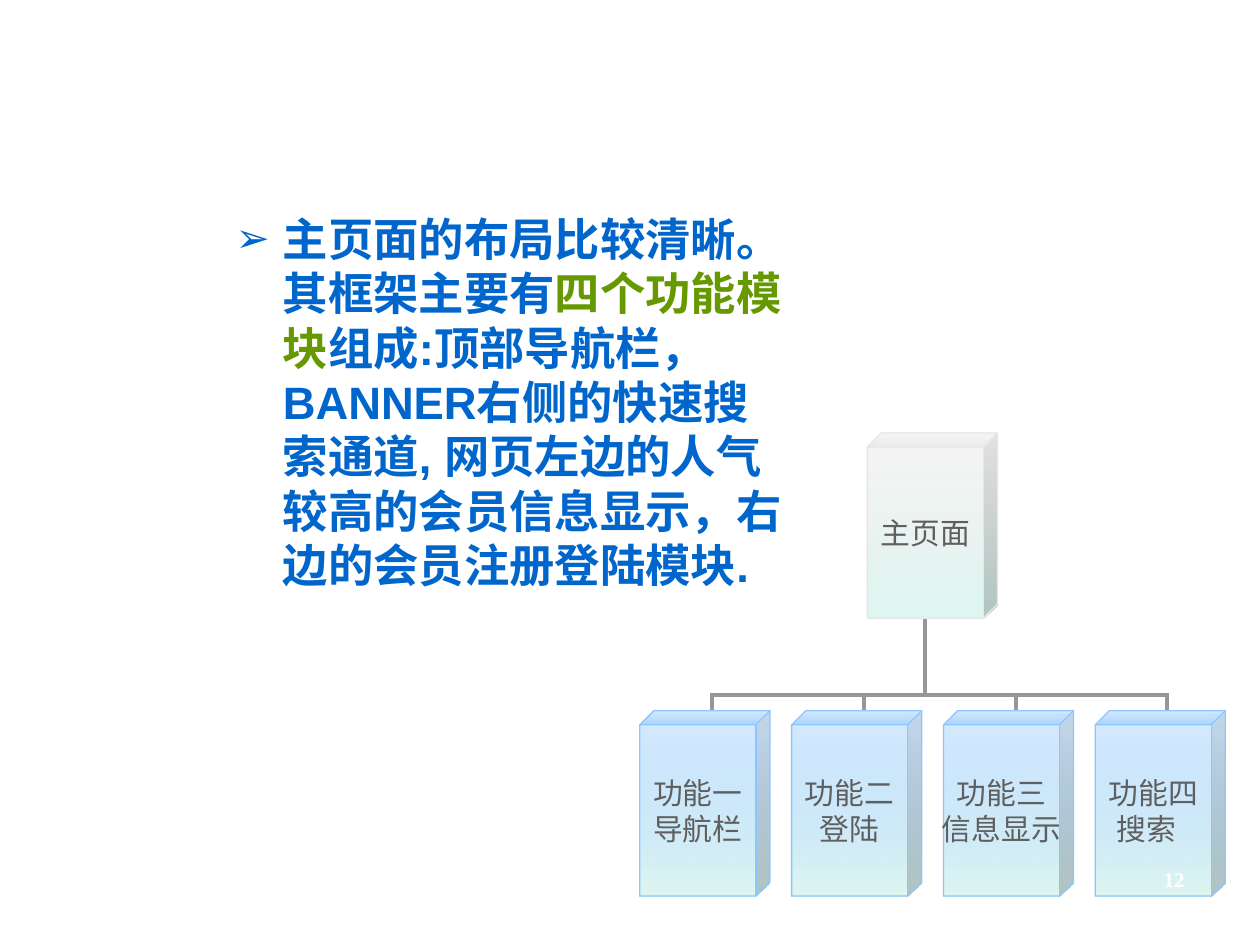
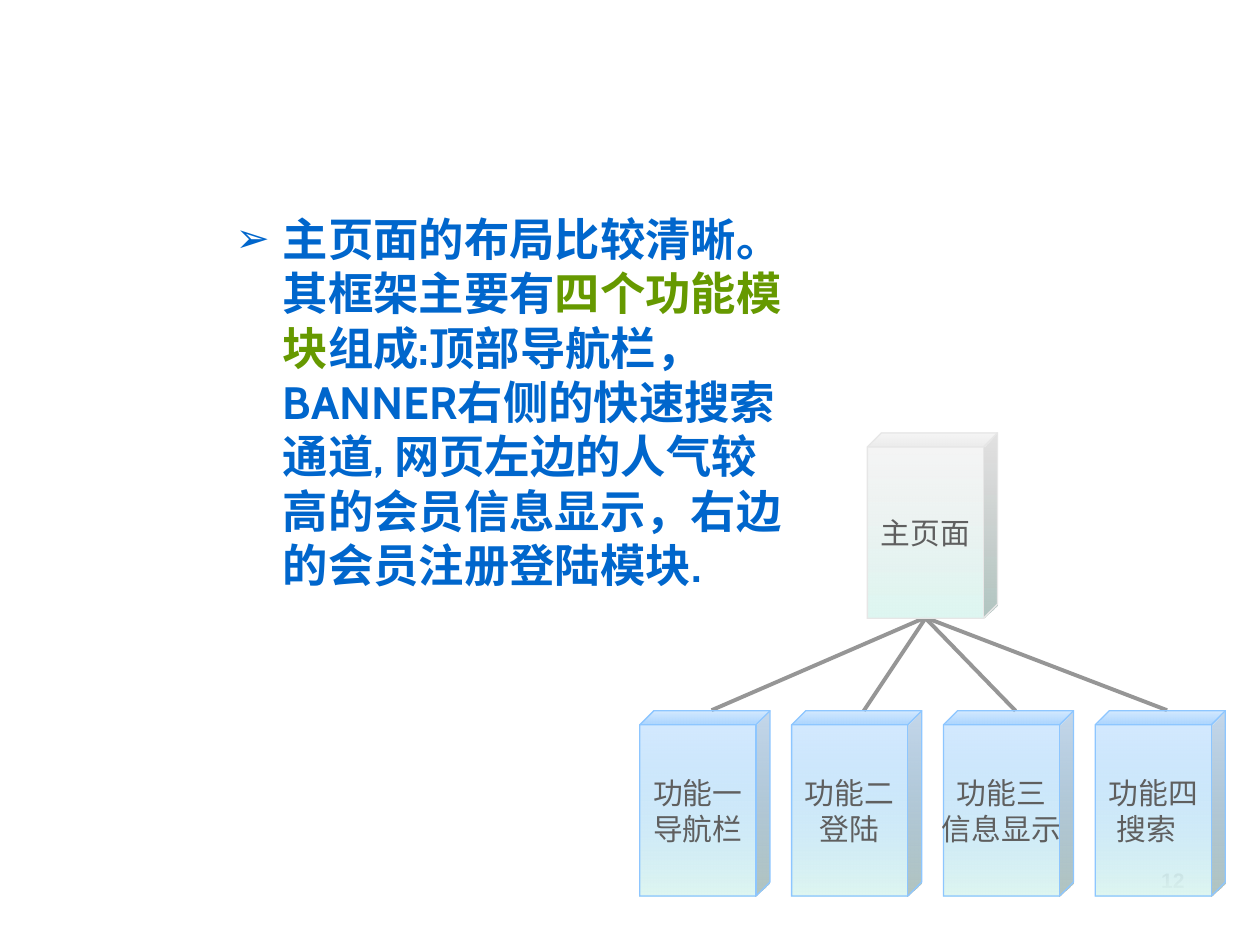
Before and after one commit to king1314okok/littlejsDesign, a slide deck: slide 12 of littleJS/论文/毕设答辩PPT参考.ppt. Drawn at 1260x945 pixels with LibreOffice and Linux fonts; fonts in the diff are those of the drawing; background and template pictures are left out. Boxes give left, top, right and bottom in pixels: in the first picture for what was removed or moved away, otherwise in the second. Text is boxed around its words. In the diff, an @@ line names an element or a change of style, - is before the commit and + after.

```diff
--- a/littleJS/论文/毕设答辩PPT参考.ppt
+++ b/littleJS/论文/毕设答辩PPT参考.ppt
@@ text "主页面的布局比较清晰。其框架主要有四个功能模块组成:顶部导航栏，BANNER右侧的快速搜索通道, 网页左边的人气较高的会 ..." at [283,217,782,587]: font Arial to Cabin @@
@@ elbow line (712, 711) - (925, 617): elbow line to line; route changed @@
@@ elbow line (864, 711) - (926, 619): elbow line to line; route changed @@
@@ elbow line (1016, 711) - (925, 619): elbow line to line; route changed @@
@@ elbow line (1167, 711) - (925, 617): elbow line to line; route changed @@
@@ page number at [903,861,1197,926]: font Times New Roman to Arial, text colour #FFFFFF to #5F5F5F; indent changed @@
```
Also in this commit, not shown: 45 other slides changed.
